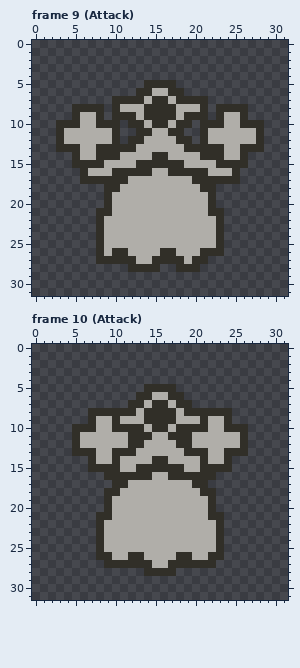
Two states of a pixel-art file, assets/enemies/banshee.aseprite. The picture above was drawn from the file before the commit.
32x32 pixels, 19 frames. Shown: frame 9 (Attack), frame 10 (Attack). The commit also changed other frames, which this record leaves out.
Once edited:
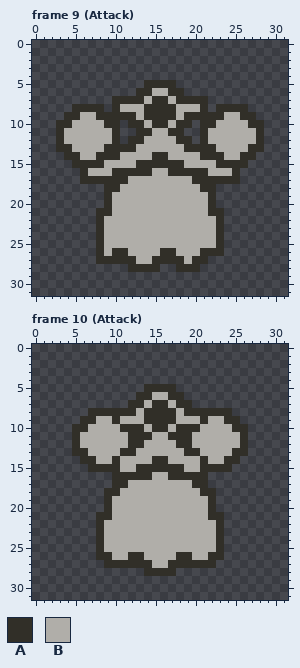
Palette (. is transparent): A #312f28  B #b0aea9
From the commit log: Modify banshee enemy to shoot projectiles instead of heal
The exact change:
Frame 9 (Attack):
y 9: x 4 . -> A; x 9 . -> A; x 22 . -> A; x 27 . -> A
y 10: x 5 A -> B; x 8 A -> B; x 23 A -> B; x 26 A -> B
y 13: x 5 A -> B; x 8 A -> B; x 23 A -> B; x 26 A -> B
y 14: x 4 . -> A; x 27 . -> A
Frame 10 (Attack):
y 9: x 6 . -> A; x 25 . -> A
y 10: x 7 A -> B; x 10 A -> B; x 21 A -> B; x 24 A -> B
y 13: x 7 A -> B; x 10 A -> B; x 21 A -> B; x 24 A -> B
y 14: x 6 . -> A; x 25 . -> A
y 16: x 9 A -> .; x 22 A -> .
Changed places in both pictures, as pixel boxes (x1, y1, x2, y2):
changed: (64, 112, 112, 160)
changed: (208, 112, 256, 160)
changed: (80, 416, 120, 480)
changed: (200, 416, 240, 480)
